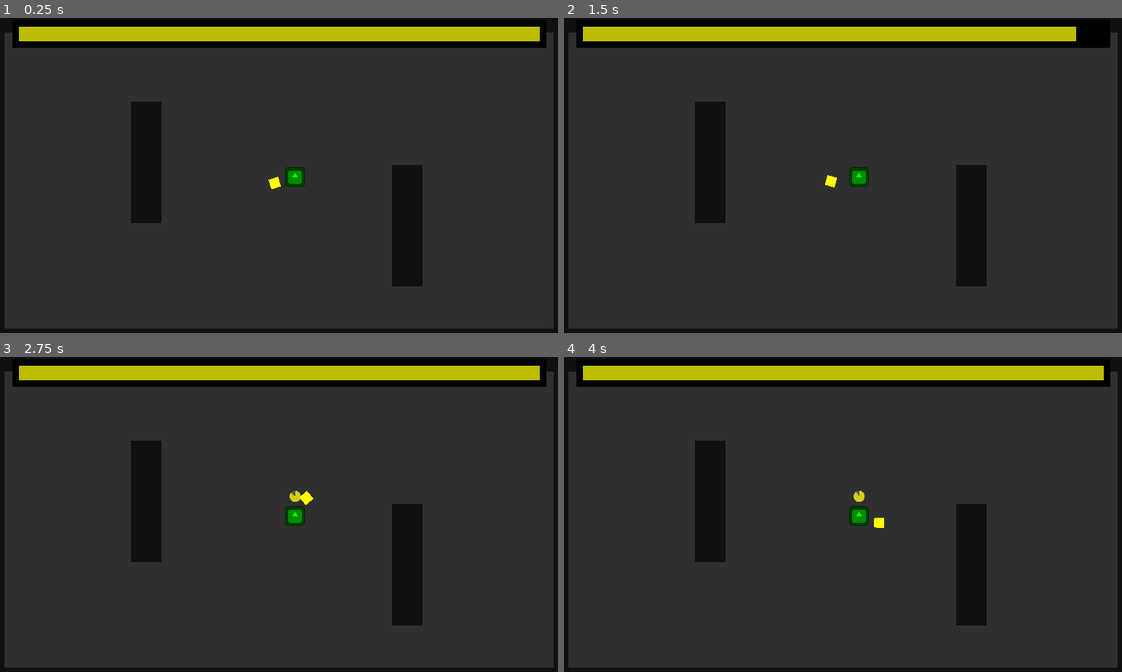
Above: before the commit, frames 1-4 (two rows, left to right).
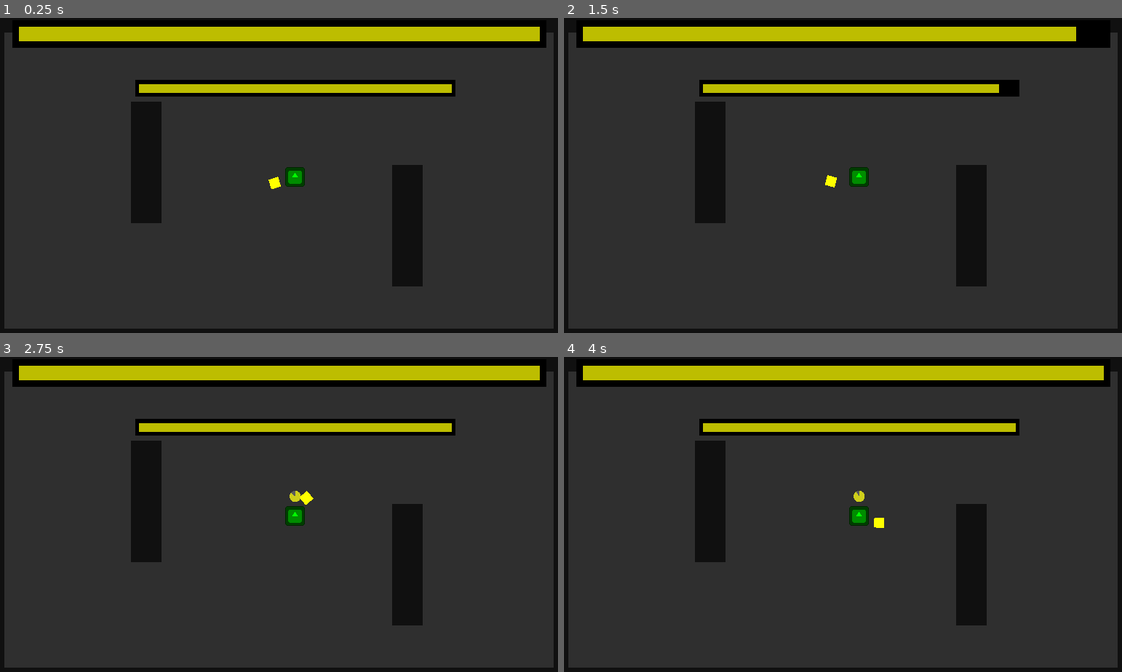
Above: after the commit, the same moments.

Repository: DeepRestGames/pirate-software-game-jam-16
Game: Godot game, scene res://Scenes/Tests/TestRangedEnemies_MainScene.tscn
Two runs of this game, one before a commit and one after it. Both use one fixed random seed, a clock stepped at 60 frames per second and the inputs below. The engine's default icon, where the game draws it, is replaced by a stand-in: a white triangle on a blue panel in a dark square.
Inputs (mouse positions are in pixels of both pictures, inside the frame that each line leads up to):
- Up to frame 1 (0.25 s): no input
- Up to frame 2 (1.5 s): tap Enter at 0.5 s; move the mouse to (971, 166) at 0.52 s; hold Right mouse button (teleport_boomerang) 0.53-1.28 s; tap R (restart) at 1.25 s; move the mouse to (725, 197) at 1.27 s; click (725, 197) at 1.35 s
- Up to frame 3 (2.75 s): move the mouse to (334, 448) at 2.02 s; hold Right mouse button (teleport_boomerang) from 2.03 s (still down)
- Up to frame 4 (4 s): tap R (restart) at 2.75 s; move the mouse to (815, 586) at 2.77 s; release Right mouse button (teleport_boomerang) at 2.78 s; click (815, 586) at 2.85 s; move the mouse to (1015, 571) at 3.52 s; hold Right mouse button (teleport_boomerang) from 3.53 s (still down)

The runs differ from the first frame. In frame 1, 3.0% of the frame differs, in the area x 24-82%, y 19-25%; in frame 2, 3.0%; in frame 3, 3.0%; in frame 4, 3.0%.

Commit message:
Camera follows player

Diff:
--- a/Scenes/MainCharacter.tscn
+++ b/Scenes/MainCharacter.tscn
@@ -1,9 +1,10 @@
-[gd_scene load_steps=7 format=3 uid="uid://blwtacw6rbdye"]
+[gd_scene load_steps=8 format=3 uid="uid://blwtacw6rbdye"]
 
 [ext_resource type="Script" path="res://Scripts/MainCharacter.gd" id="1_niili"]
 [ext_resource type="Texture2D" uid="uid://vrfkmlq6h0im" path="res://icon.svg" id="2_puhgc"]
 [ext_resource type="Texture2D" uid="uid://ctdwfv58t2cdu" path="res://Assets/Placeholders/WhiteSprites.png" id="3_6qemi"]
 [ext_resource type="Texture2D" uid="uid://cicbcdqxw7oec" path="res://Assets/Placeholders/WhiteCircle.png" id="4_rx0xj"]
+[ext_resource type="PackedScene" uid="uid://dwmnwwfbcm0xb" path="res://Scenes/UI.tscn" id="5_5oacu"]
 
 [sub_resource type="CircleShape2D" id="CircleShape2D_4meyu"]
 radius = 30.0
@@ -16,6 +17,8 @@
 motion_mode = 1
 wall_min_slide_angle = 0.0
 script = ExtResource("1_niili")
+
+[node name="Camera2D" type="Camera2D" parent="."]
 
 [node name="Sprite2D" type="Sprite2D" parent="."]
 modulate = Color(0, 1, 0, 1)
@@ -75,4 +78,6 @@
 tint_under = Color(0.431373, 0.431373, 0.431373, 0.705882)
 tint_progress = Color(1, 1, 0, 0.705882)
 
+[node name="UI" parent="." instance=ExtResource("5_5oacu")]
+
 [connection signal="timeout" from="PathCalculationTimer" to="." method="_on_path_calculation_timer_timeout"]
--- /dev/null
+++ b/Scenes/Tests/TestWideMap_MainScene.tscn
@@ -0,0 +1,127 @@
+[gd_scene load_steps=9 format=3 uid="uid://b08c00kj5vuhj"]
+
+[ext_resource type="Texture2D" uid="uid://ctdwfv58t2cdu" path="res://Assets/Placeholders/WhiteSprites.png" id="1_de2tm"]
+[ext_resource type="PackedScene" uid="uid://blwtacw6rbdye" path="res://Scenes/MainCharacter.tscn" id="2_oqf4n"]
+[ext_resource type="PackedScene" uid="uid://b5p4evkgrownv" path="res://Scenes/Boomerang.tscn" id="3_cshhi"]
+[ext_resource type="PackedScene" uid="uid://wwc4re0x7ahn" path="res://Scenes/GameElements/Gateway.tscn" id="5_gmqru"]
+[ext_resource type="PackedScene" uid="uid://denw63bk82e73" path="res://Scenes/GameElements/Interactable.tscn" id="6_4x5vl"]
+
+[sub_resource type="NavigationPolygon" id="NavigationPolygon_41o6l"]
+vertices = PackedVector2Array(482.656, 355.344, 3200, 2710.01, -3167.53, 2709.98, 362.656, 355.344, 3200, -2708.31, 482.656, -64.6563, -3181.66, -2708.33, 362.656, -64.6563, -379.344, -273.656, -379.344, 146.344, -499.344, 146.344, -3181.66, 1332.85, -499.344, -273.656)
+polygons = Array[PackedInt32Array]([PackedInt32Array(0, 1, 2, 3), PackedInt32Array(4, 1, 0, 5), PackedInt32Array(6, 4, 5, 7, 8), PackedInt32Array(3, 2, 9, 7), PackedInt32Array(10, 9, 2, 11), PackedInt32Array(10, 11, 6, 12), PackedInt32Array(7, 9, 8), PackedInt32Array(6, 8, 12)])
+outlines = Array[PackedVector2Array]([PackedVector2Array(-3233.74, -2767.27, -3177.24, 2738.51, 3275.51, 2765.75, 3252.72, -2749.11)])
+
+[sub_resource type="RectangleShape2D" id="RectangleShape2D_k3fm6"]
+
+[sub_resource type="QuadMesh" id="QuadMesh_sps2i"]
+size = Vector2(20, 20)
+
+[node name="MainScene" type="Node2D"]
+scale = Vector2(0.6, 0.6)
+
+[node name="Environment" type="Node2D" parent="."]
+
+[node name="NavigationRegion2D" type="NavigationRegion2D" parent="Environment"]
+scale = Vector2(3.5109, 4.40507)
+navigation_polygon = SubResource("NavigationPolygon_41o6l")
+
+[node name="Ground" type="Sprite2D" parent="Environment/NavigationRegion2D"]
+modulate = Color(0.184713, 0.184713, 0.184713, 1)
+scale = Vector2(66.3, 56.3667)
+texture = ExtResource("1_de2tm")
+
+[node name="Walls" type="Node2D" parent="Environment/NavigationRegion2D"]
+
+[node name="StaticBody2D" type="StaticBody2D" parent="Environment/NavigationRegion2D/Walls"]
+position = Vector2(-3221.67, 20)
+scale = Vector2(3, 291.12)
+collision_layer = 8
+collision_mask = 0
+
+[node name="CollisionShape2D" type="CollisionShape2D" parent="Environment/NavigationRegion2D/Walls/StaticBody2D"]
+shape = SubResource("RectangleShape2D_k3fm6")
+
+[node name="MeshInstance2D" type="MeshInstance2D" parent="Environment/NavigationRegion2D/Walls/StaticBody2D"]
+modulate = Color(0.0648403, 0.0648403, 0.0648403, 1)
+mesh = SubResource("QuadMesh_sps2i")
+
+[node name="StaticBody2D2" type="StaticBody2D" parent="Environment/NavigationRegion2D/Walls"]
+position = Vector2(3240, 4.33334)
+scale = Vector2(3, 300)
+collision_layer = 8
+collision_mask = 0
+
+[node name="CollisionShape2D" type="CollisionShape2D" parent="Environment/NavigationRegion2D/Walls/StaticBody2D2"]
+shape = SubResource("RectangleShape2D_k3fm6")
+
+[node name="MeshInstance2D" type="MeshInstance2D" parent="Environment/NavigationRegion2D/Walls/StaticBody2D2"]
+modulate = Color(0.0648403, 0.0648403, 0.0648403, 1)
+mesh = SubResource("QuadMesh_sps2i")
+
+[node name="StaticBody2D3" type="StaticBody2D" parent="Environment/NavigationRegion2D/Walls"]
+position = Vector2(-4.33325, -2748.33)
+rotation = -1.57079
+scale = Vector2(3, 350)
+collision_layer = 8
+collision_mask = 0
+
+[node name="CollisionShape2D" type="CollisionShape2D" parent="Environment/NavigationRegion2D/Walls/StaticBody2D3"]
+shape = SubResource("RectangleShape2D_k3fm6")
+
+[node name="MeshInstance2D" type="MeshInstance2D" parent="Environment/NavigationRegion2D/Walls/StaticBody2D3"]
+modulate = Color(0.0648403, 0.0648403, 0.0648403, 1)
+mesh = SubResource("QuadMesh_sps2i")
+
+[node name="StaticBody2D4" type="StaticBody2D" parent="Environment/NavigationRegion2D/Walls"]
+position = Vector2(-4.33325, 2750)
+rotation = -1.57079
+scale = Vector2(3, 350)
+collision_layer = 8
+collision_mask = 0
+
+[node name="CollisionShape2D" type="CollisionShape2D" parent="Environment/NavigationRegion2D/Walls/StaticBody2D4"]
+shape = SubResource("RectangleShape2D_k3fm6")
+
+[node name="MeshInstance2D" type="MeshInstance2D" parent="Environment/NavigationRegion2D/Walls/StaticBody2D4"]
+modulate = Color(0.0648403, 0.0648403, 0.0648403, 1)
+mesh = SubResource("QuadMesh_sps2i")
+
+[node name="StaticBody2D5" type="StaticBody2D" parent="Environment/NavigationRegion2D/Walls"]
+position = Vector2(-439.333, -63.6667)
+scale = Vector2(5, 20)
+collision_layer = 8
+collision_mask = 0
+
+[node name="CollisionShape2D" type="CollisionShape2D" parent="Environment/NavigationRegion2D/Walls/StaticBody2D5"]
+shape = SubResource("RectangleShape2D_k3fm6")
+
+[node name="MeshInstance2D" type="MeshInstance2D" parent="Environment/NavigationRegion2D/Walls/StaticBody2D5"]
+modulate = Color(0.0648403, 0.0648403, 0.0648403, 1)
+mesh = SubResource("QuadMesh_sps2i")
+
+[node name="StaticBody2D6" type="StaticBody2D" parent="Environment/NavigationRegion2D/Walls"]
+position = Vector2(422.667, 145.333)
+scale = Vector2(5, 20)
+collision_layer = 8
+collision_mask = 15
+
+[node name="CollisionShape2D" type="CollisionShape2D" parent="Environment/NavigationRegion2D/Walls/StaticBody2D6"]
+shape = SubResource("RectangleShape2D_k3fm6")
+
+[node name="MeshInstance2D" type="MeshInstance2D" parent="Environment/NavigationRegion2D/Walls/StaticBody2D6"]
+modulate = Color(0.0648403, 0.0648403, 0.0648403, 1)
+mesh = SubResource("QuadMesh_sps2i")
+
+[node name="MainCharacter" parent="." node_paths=PackedStringArray("flying_boomerang") instance=ExtResource("2_oqf4n")]
+position = Vector2(51.6667, -15.6667)
+flying_boomerang = NodePath("../Boomerang")
+
+[node name="Boomerang" parent="." instance=ExtResource("3_cshhi")]
+visible = false
+position = Vector2(115.667, -41.6667)
+
+[node name="Gateway" parent="." instance=ExtResource("5_gmqru")]
+position = Vector2(-623.333, 266.667)
+
+[node name="Interactable" parent="." instance=ExtResource("6_4x5vl")]
+position = Vector2(563.333, -265)
